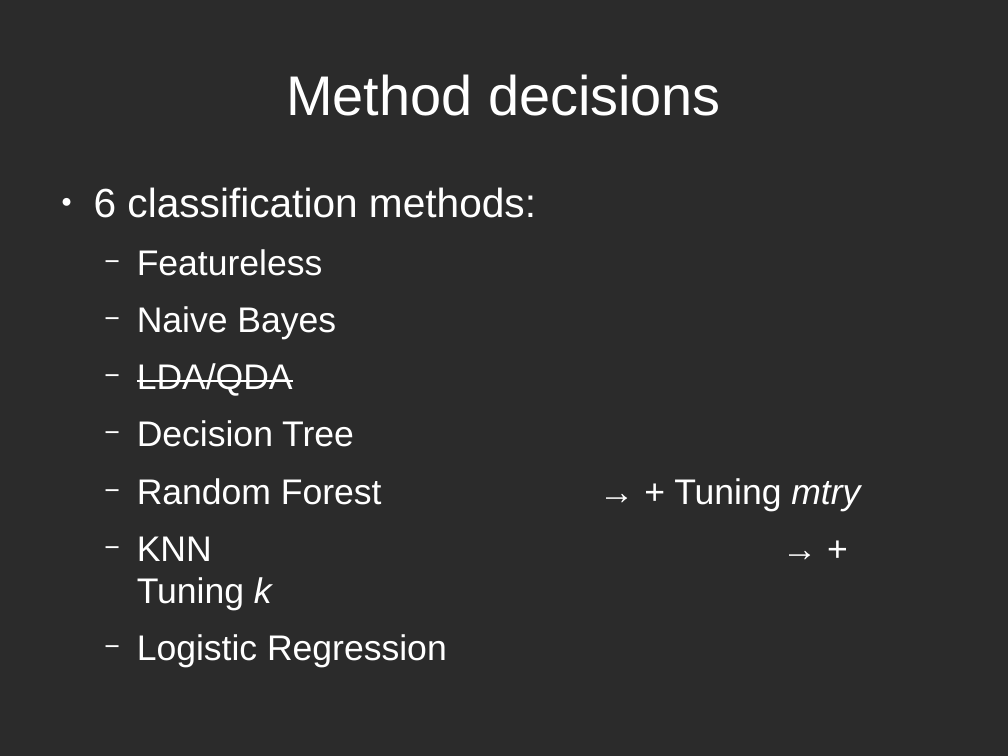
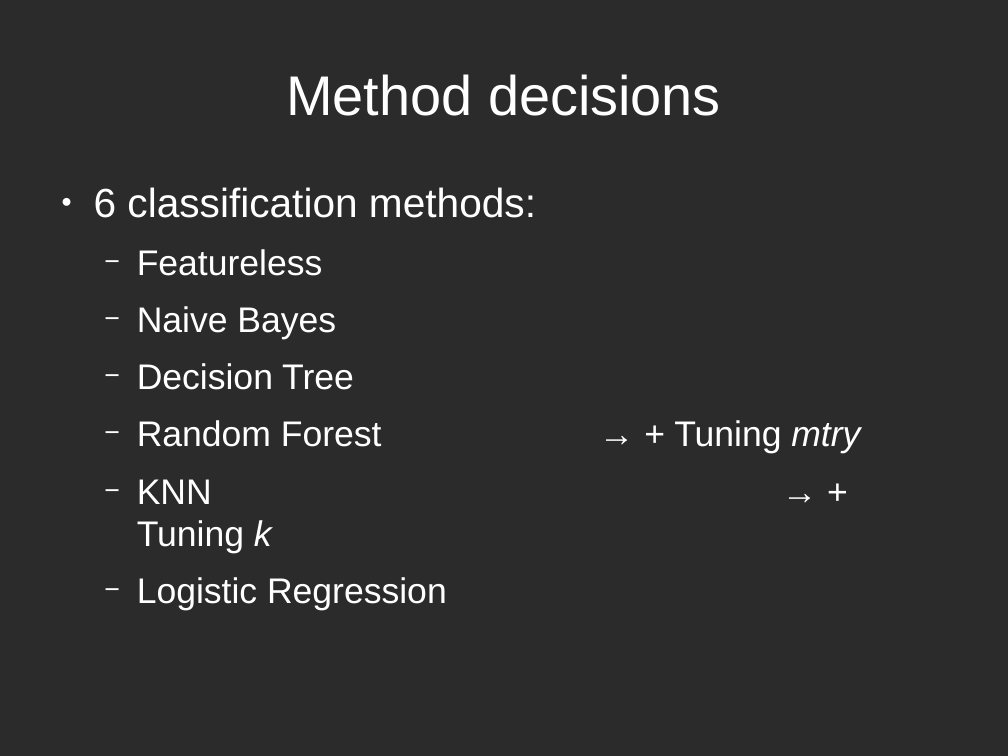
Before and after one commit to Felix-Langer/I2ML_mushrooms, a slide deck: slide 7 of Video/Video_presentation.odp. Drawn at 1008x756 pixels with LibreOffice and Linux fonts; fonts in the diff are those of the drawing; background and template pictures are left out; a plain dark background stands for a picture behind light text. Boxes give left, top, right and bottom in pixels: in the first picture for what was removed or moved away, otherwise in the second. Text is boxed around its words. In the diff, an @@ line names an element or a change of style, - is before the commit and + after.

```diff
--- a/Video/Video_presentation.odp
+++ b/Video/Video_presentation.odp
@@ text at <box>137,363,293,396</box>: paragraph removed @@
-  − LDA/QDA
```
Also in this commit, not shown: 3 other slides changed, 3 slides added, 3 slides removed, 2 other files.
